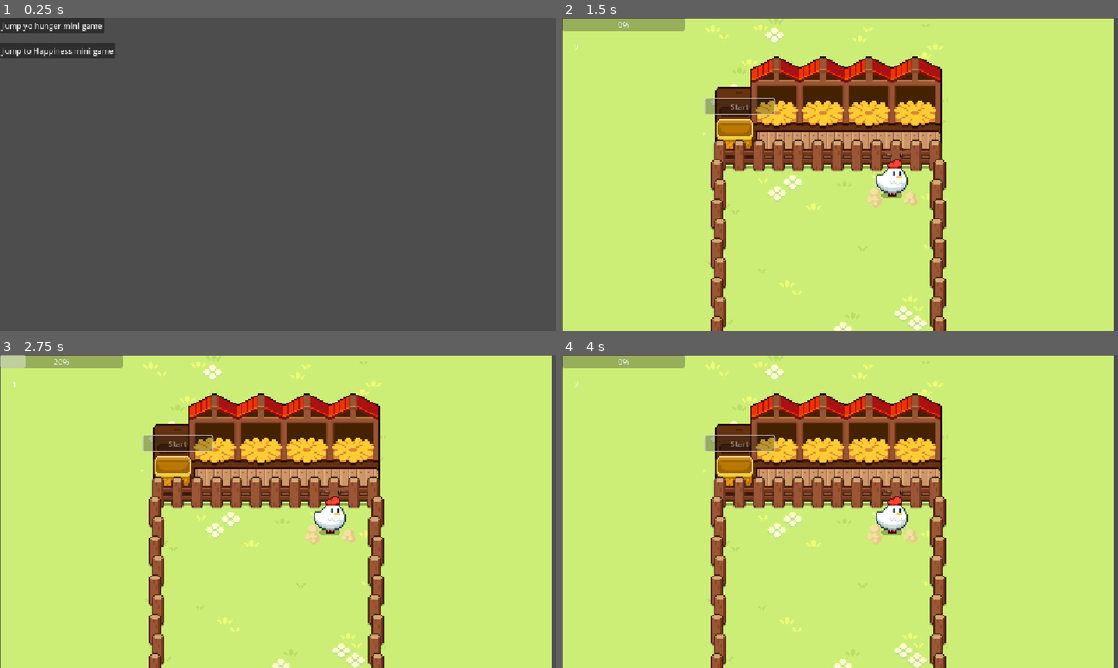
Above: before the commit, frames 1-4 (two rows, left to right).
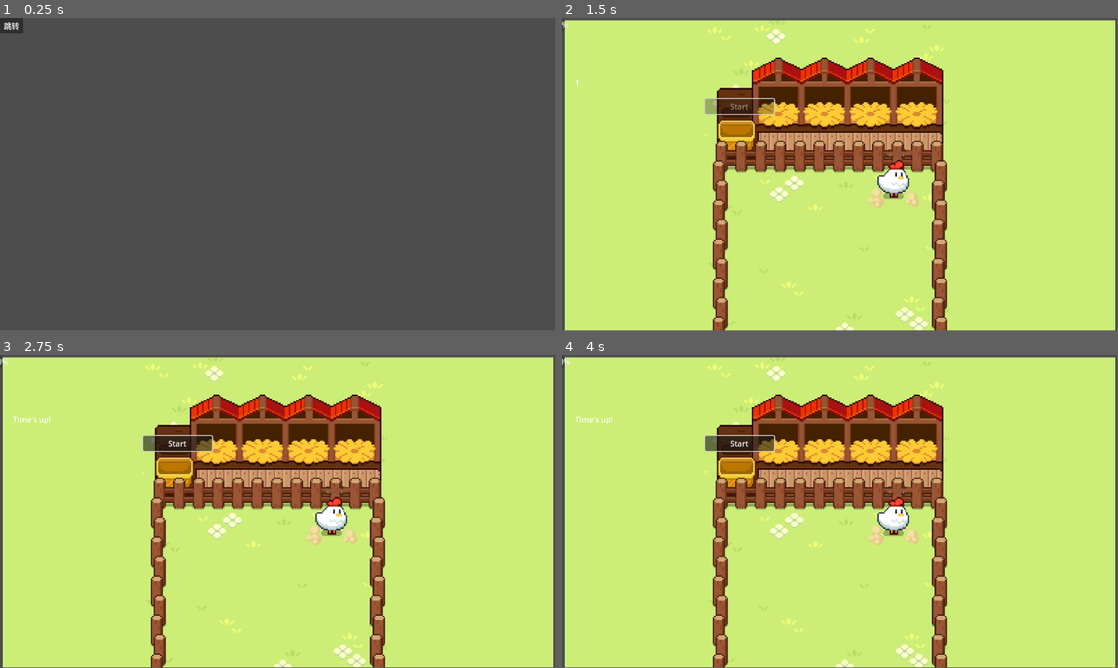
Above: after the commit, the same moments.

Repository: lisiyunalice/The-Pet
Game: Godot game, scene res://maingame.tscn
Same seed, same stepped clock (60 frames per second), same inputs: the game is played once before the commit and once after it.
Inputs (mouse positions are in pixels of both pictures, inside the frame that each line leads up to):
- Up to frame 1 (0.25 s): no input
- Up to frame 2 (1.5 s): click "jump yo hunger mini game" (after the commit: "跳转") at 0.5 s; click "Start" at 1.25 s
- Up to frame 3 (2.75 s): tap Enter (ui_accept) at 2, 2.27 s; move the mouse to (400, 495) at 2.02 s; hold Right (ui_right) from 2.03 s (still down); click (400, 495) at 2.17 s
- Up to frame 4 (4 s): release Right (ui_right) at 2.75 s; click (739, 442) at 2.75 s, where only the run after the commit has a clickable "Start"; move the mouse to (728, 527) at 3.52 s; hold Down (ui_down) from 3.53 s (still down); tap Enter (ui_accept) at 3.77 s
In our replay, the window is 800x450 before the commit and 799x449 after it. These sizes can differ from the game's own. Grey fills any space a smaller window leaves; there, only what the larger window draws over its background counts as a difference.

The runs differ from the first frame. In frame 1, 1.7% of the frame differs, in the area x 0-21%, y 0-13%; in frame 2, 11%; in frame 3, 11%, in the area x 0-100%, y 0-100%; in frame 4, 11%.

Commit message:
Revert "main scene"
This reverts commit 6c80a32155bfe84b4b91d99e739684af1bef2a2f.

Diff:
--- a/the-pet/maingame.gd
+++ b/the-pet/maingame.gd
@@ -4,7 +4,3 @@
 func _on_button_pressed() -> void:
 	get_tree().change_scene_to_file("res://minigames/hunger/HungerMiniGame.tscn")
 	pass # Replace with function body.
-
-func _on_button_2_pressed() -> void:
-	get_tree().change_scene_to_file("res://minigames/Happiness/Gourmet Feeding.tscn")
-	pass # Replace with function body.
--- a/the-pet/maingame.tscn
+++ b/the-pet/maingame.tscn
@@ -6,15 +6,8 @@
 script = ExtResource("1_2sw64")
 
 [node name="Button" type="Button" parent="."]
-offset_right = 124.0
-offset_bottom = 31.0
-text = "jump yo hunger mini game"
-
-[node name="Button2" type="Button" parent="."]
-offset_top = 52.0
-offset_right = 214.0
-offset_bottom = 83.0
-text = "jump to Happiness mini game"
+offset_right = 48.0
+offset_bottom = 20.0
+text = "跳转"
 
 [connection signal="pressed" from="Button" to="." method="_on_button_pressed"]
-[connection signal="pressed" from="Button2" to="." method="_on_button_2_pressed"]
--- a/the-pet/minigames/hunger/HungerMiniGame.tscn
+++ b/the-pet/minigames/hunger/HungerMiniGame.tscn
@@ -7,18 +7,17 @@
 script = ExtResource("1_xmiqa")
 
 [node name="CountdownTimer" type="Timer" parent="."]
-wait_time = 2.0
 
 [node name="TimeLabel" type="Label" parent="."]
-offset_left = 25.0
-offset_top = 49.0
-offset_right = 201.0
-offset_bottom = 98.0
+offset_left = 27.0
+offset_top = 122.0
+offset_right = 178.0
+offset_bottom = 171.0
 text = "Press Start to Begin
 "
 
 [node name="HungerBar" type="ProgressBar" parent="."]
-offset_right = 255.0
+offset_right = 4.0
 offset_bottom = 27.0
 max_value = 10.0
 
@@ -32,7 +31,7 @@
 
 [node name="PetBackground" type="Sprite2D" parent="."]
 show_behind_parent = true
-position = Vector2(573, 356)
+position = Vector2(577.2094, 358.81253)
 scale = Vector2(0.97706896, 0.97706896)
 texture = ExtResource("2_b12xw")
 
--- a/the-pet/project.godot
+++ b/the-pet/project.godot
@@ -15,10 +15,6 @@
 config/features=PackedStringArray("4.5", "GL Compatibility")
 config/icon="uid://0qrpkeg50u0s"
 
-[display]
-
-window/stretch/mode="canvas_items"
-
 [input]
 
 ui_accept={
